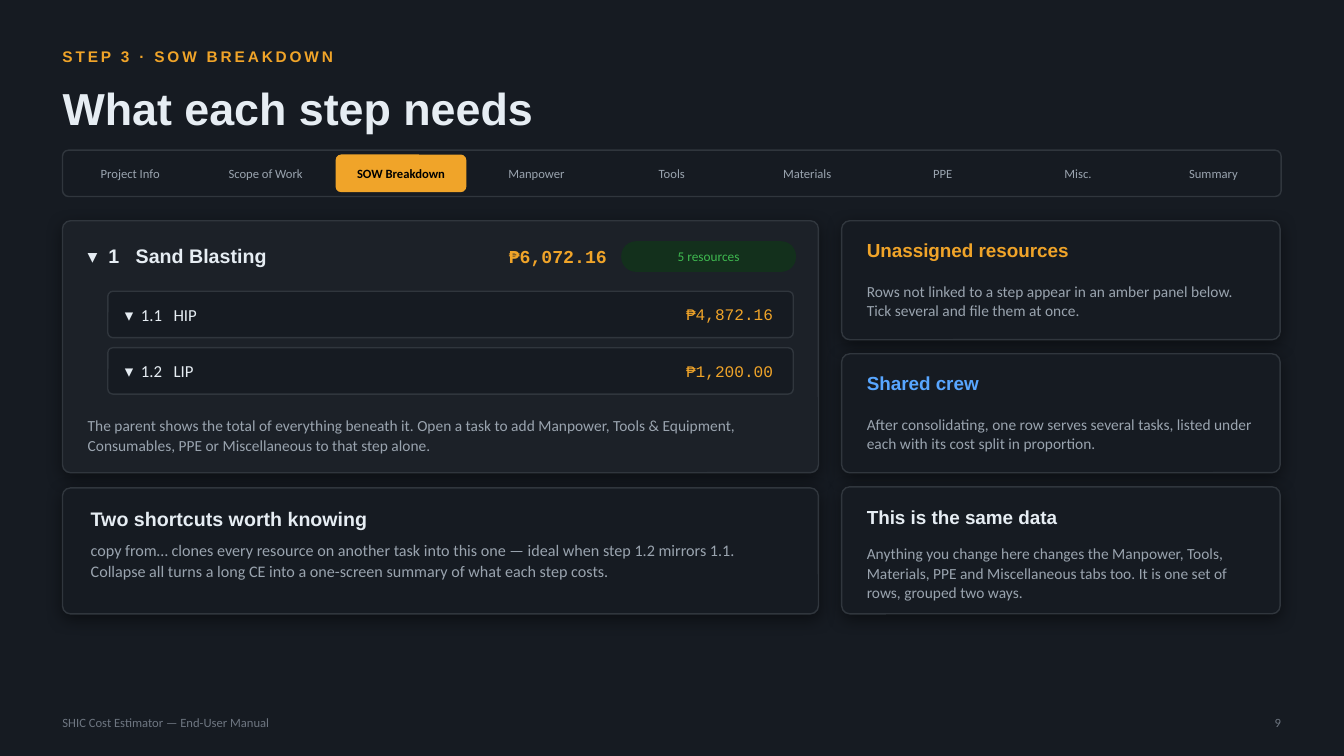
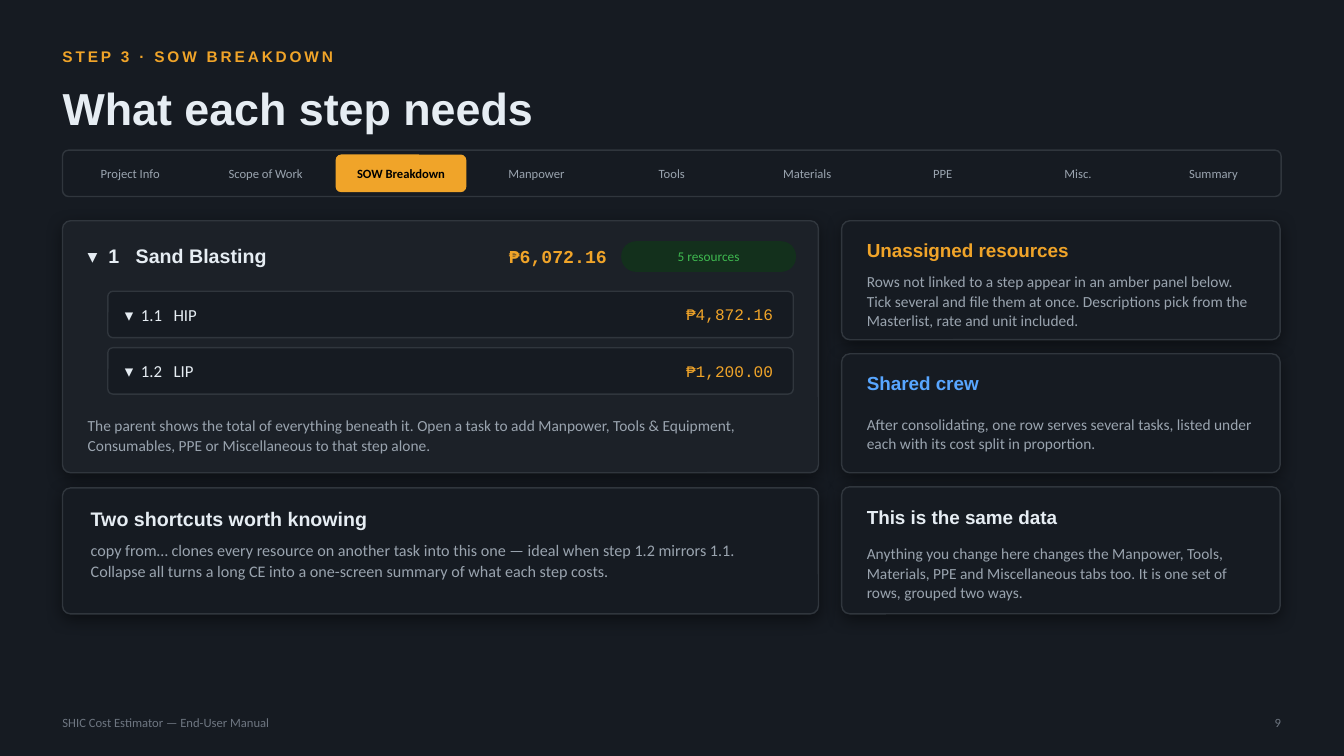
Before and after one commit to SYNERCORE/CostEstimation, a slide deck: slide 9 of docs/SHIC-Cost-Estimator-User-Manual.pptx. Drawn at 1344x756 pixels with LibreOffice and Linux fonts; fonts in the diff are those of the drawing. Boxes give left, top, right and bottom in pixels: in the first picture for what was removed or moved away, otherwise in the second. Text is boxed around its words. In the diff, an @@ line names an element or a change of style, - is before the commit and + after.

```diff
--- a/docs/SHIC-Cost-Estimator-User-Manual.pptx
+++ b/docs/SHIC-Cost-Estimator-User-Manual.pptx
@@ text at [867,276,1247,328]: text changed @@
-Rows not linked to a step appear in an amber panel below. Tick several and file them at once.
+Rows not linked to a step appear in an amber panel below. Tick several and file them at once. Descriptions pick from the Masterlist, rate and unit included.
```
Also in this commit, not shown: 6 other slides changed, 1 slide added.
